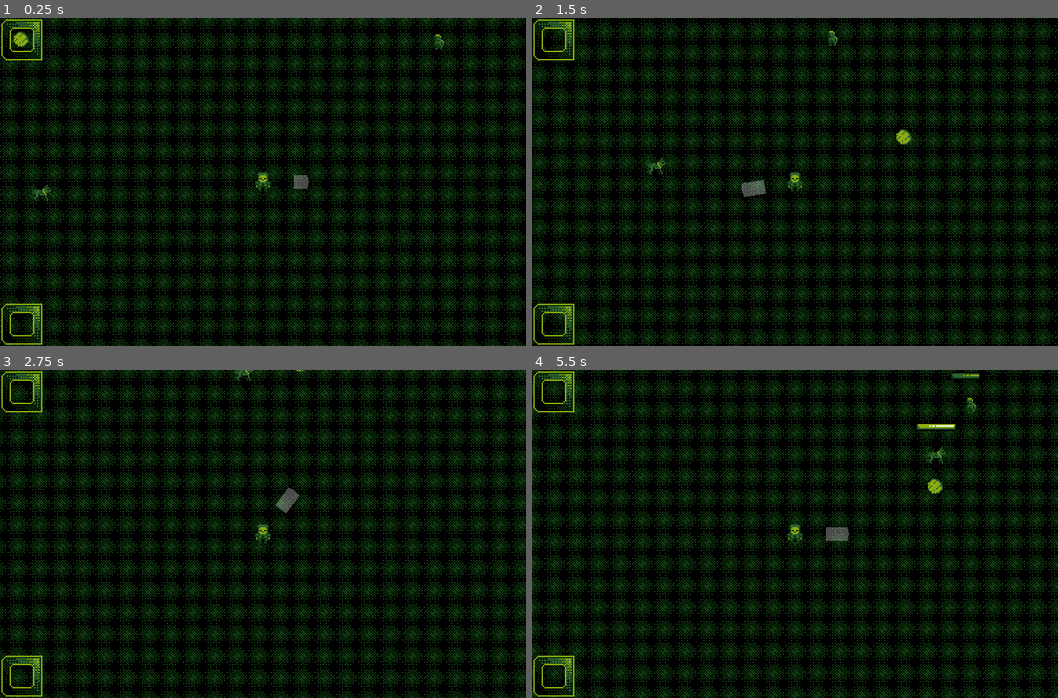
Above: before the commit, frames 1-4 (two rows, left to right).
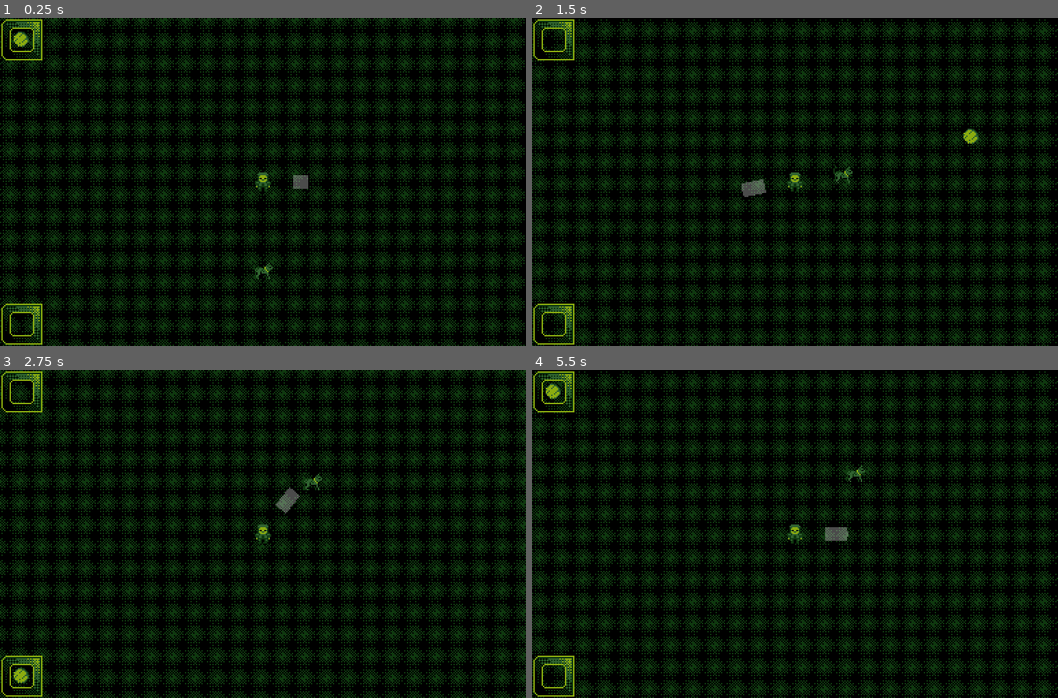
Above: after the commit, the same moments.

Repository: nullportal/dog-and-ball
Game: Godot game, scene res://Game.tscn
The game is run twice, just before and just after one commit, with the same random seed, the same clock (stepped at 60 frames per second) and the same inputs.
Inputs (mouse positions are in pixels of both pictures, inside the frame that each line leads up to):
- Up to frame 1 (0.25 s): no input
- Up to frame 2 (1.5 s): move the mouse to (910, 165) at 0.52 s; hold Right (ui_right) 0.53-1.28 s; click (910, 165) at 0.6 s; move the mouse to (689, 198) at 1.27 s; hold Down (ui_down) from 1.28 s (still down); click (689, 198) at 1.35 s
- Up to frame 3 (2.75 s): move the mouse to (315, 461) at 2.02 s; release Down (ui_down) at 2.03 s; hold Right (ui_right) from 2.03 s (still down); click (315, 461) at 2.1 s
- Up to frame 4 (5.5 s): move the mouse to (768, 599) at 2.77 s; release Right (ui_right) at 2.78 s; hold Up (ui_up) 2.78-3.53 s; click (768, 599) at 2.85 s; move the mouse to (952, 583) at 3.52 s; hold Left (ui_left) 3.53-5.03 s; click (952, 583) at 3.6 s; move the mouse to (637, 484) at 4.27 s; click (637, 484) at 4.35 s; move the mouse to (821, 534) at 5.02 s; hold Down (ui_down) from 5.03 s (still down); click (821, 534) at 5.1 s

The runs differ from the first frame. In frame 1, 0.2% of the frame differs, in the area x 5-85%, y 5-80%; in frame 2, 31%; in frame 3, 33%; in frame 4, 46%, in the area x 0-100%, y 0-100%.

Commit message:
[CHURN] Add enemy orchestrator, spawners
Lots of changes in order to facilitate this.

Diff:
--- /dev/null
+++ b/Entities/Enemies/EnemyOrchestrator.gd
@@ -0,0 +1,20 @@
+extends Node
+
+onready var player = get_node('/root/Game/World/Player') # FIXME Do better
+onready var spawners = []
+onready var enemies = []
+
+func on_enemy_spawned(enemy):
+	print('enemyOrchestrator handling %s spawn...' % enemy.name)
+	enemy.set_focus(player)
+	enemies.append(enemy)
+
+func on_spawner_hidden(spawner):
+	spawner.start_spawning()
+
+func on_spawner_visible(spawner):
+	spawner.stop_spawning()
+
+func attach_spawner(spawner):
+	print('Initialising spawner %s' % [spawner.name])
+	spawners.append(spawner)
--- /dev/null
+++ b/Entities/Enemies/EnemySpawnerArea.gd
@@ -0,0 +1,70 @@
+extends Area2D
+
+signal SPAWNER_READY(spawner)
+signal ENEMY_SPAWNED(enemy)
+
+var Zombie = preload("res://Entities/Enemies/Zombie.tscn")
+
+export var MAX_SPAWNS = 10
+export var SPAWN_INTERVAL = 5
+export var INSTANCES_PER_SPAWN = 3
+export var SPAWN_CHOICES = ['Zombie']
+enum SPAWN_STATE {
+	ACTIVE,
+	PAUSED,
+	EMPTY,
+}
+
+onready var shape = $CollisionShape2D.shape
+onready var spawnTimer = $SpawnTimer
+
+var state = null
+var no_spawns = 0
+
+func _ready():
+	self.connect('SPAWNER_READY', get_node('/root/Game'), 'on_spawner_ready')
+	self.connect('ENEMY_SPAWNED', get_node('/root/Game'), 'on_enemy_spawned')
+	self.call_deferred('emit_signal', 'SPAWNER_READY', self) # Wait for Game-orthogonal dep
+
+func _process(_delta):
+
+	if no_spawns >= MAX_SPAWNS:
+		print('%s is out of spawns!', self.name)
+		state = SPAWN_STATE.EMPTY
+		queue_free() # FIXME Something from Orchestrator
+
+	match state:
+		SPAWN_STATE.ACTIVE:
+			if !spawnTimer.time_left:
+				no_spawns += 1
+				spawnTimer.start(SPAWN_INTERVAL)
+				var enemy = spawn_enemy(get_random_point())
+				emit_signal('ENEMY_SPAWNED', enemy)
+		SPAWN_STATE.PAUSED:
+			pass # I Dunno, I guess don't do anything
+		SPAWN_STATE.EMPTY:
+			pass # TODO Send signal, and probably die
+
+func start_spawning():
+	print('%s activated' % self.name)
+	state = SPAWN_STATE.ACTIVE
+
+func stop_spawning():
+	print('%s paused' % self.name)
+	state = SPAWN_STATE.PAUSED
+
+func spawn_enemy(pos):
+	var world = get_node('/root/Game/World')
+	var enemy = Zombie.instance()
+	enemy.global_position = pos
+	world.call_deferred('add_child', enemy)
+
+	return enemy
+
+func get_random_point():
+	var r = shape.radius * sqrt(rand_range(0, 1))
+	var theta = rand_range(0, 1) * 2 * PI
+	var x = global_position.x + r * cos(theta)
+	var y = global_position.y + r * sin(theta)
+
+	return Vector2(x,y)
--- /dev/null
+++ b/Entities/Enemies/EnemySpawnerArea.tscn
@@ -0,0 +1,19 @@
+[gd_scene load_steps=3 format=2]
+
+[ext_resource path="res://Entities/Enemies/EnemySpawnerArea.gd" type="Script" id=1]
+
+[sub_resource type="CircleShape2D" id=1]
+radius = 256.125
+
+[node name="EnemySpawnerArea" type="Area2D" groups=[
+"EnemySpawners",
+]]
+collision_layer = 8
+script = ExtResource( 1 )
+
+[node name="CollisionShape2D" type="CollisionShape2D" parent="."]
+self_modulate = Color( 0.984314, 0, 0.831373, 1 )
+shape = SubResource( 1 )
+
+[node name="SpawnTimer" type="Timer" parent="."]
+one_shot = true
--- a/Entities/Enemies/Zombie.gd
+++ b/Entities/Enemies/Zombie.gd
@@ -9,9 +9,18 @@
 	IDLE,
 	ATTACK,
 }
+enum STATE {
+	IDLE,
+	FOLLOW,
+	ATTACK,
+}
 
-var focus = null
-var state = FOLLOW
+var focus = null setget set_focus, get_focus
+func set_focus(f):
+	focus = f
+func get_focus():
+	return focus
+var state = IDLE
 var velocity = Vector2.ZERO
 # FIXME Move kb logic to general location, so can be applied universally
 var knockbackVelocity = Vector2.ZERO setget set_knockback
--- a/Entities/Enemies/Zombie.tscn
+++ b/Entities/Enemies/Zombie.tscn
@@ -43,6 +43,7 @@
 "Enemies",
 "Zombies",
 ]]
+collision_mask = 3
 script = ExtResource( 1 )
 
 [node name="CollisionShape2D" type="CollisionShape2D" parent="."]
--- a/Entities/Player/Player.gd
+++ b/Entities/Player/Player.gd
@@ -2,7 +2,6 @@
 
 signal BALL_THROWN(from, direction)
 signal COMMAND(command_name, context)
-signal MOVED(position)
 
 export var HEALTH_POINTS = 10
 export var ACCELERATION = 500
@@ -42,7 +41,6 @@
 	match state:
 		MOVE:
 			move_state(delta)
-			emit_signal('MOVED', self.global_position)
 
 func _input(event):
 	if event is InputEventMouseMotion || event is InputEventJoypadMotion:
--- a/Entities/Player/Player.tscn
+++ b/Entities/Player/Player.tscn
@@ -14,6 +14,7 @@
 
 [node name="Player" type="KinematicBody2D"]
 collision_layer = 2
+collision_mask = 0
 script = ExtResource( 1 )
 
 [node name="CollisionShape2D" type="CollisionShape2D" parent="."]
--- a/Game.gd
+++ b/Game.gd
@@ -4,15 +4,27 @@
 onready var dog = get_node_or_null('World/Dog')
 onready var world = $World
 onready var ui = get_node('UI')
+onready var enemyOrchestrator = get_node('EnemyOrchestrator')
+
+func _init():
+	randomize() # Init random seed using time
 
 func _ready():
 	player.connect('BALL_THROWN', world, 'ball_thrown')
-	player.connect('MOVED', ui, 'move_camera')
 	world.connect('UPDATE_HELD_ITEM', ui, 'update_held_item') # For take
 
 	if dog:
 		player.connect('COMMAND', dog, 'command')
 		dog.connect('GIVE', world, 'give')
+
+func on_spawner_ready(spawner):
+	enemyOrchestrator.call_deferred('attach_spawner', spawner)
+func on_spawner_visible(spawner):
+	enemyOrchestrator.on_spawner_visible(spawner)
+func on_spawner_hidden(spawner):
+	enemyOrchestrator.on_spawner_hidden(spawner)
+func on_enemy_spawned(enemy):
+	enemyOrchestrator.on_enemy_spawned(enemy)
 
 func damage_target(fromNode, toNode, amount):
 	if !toNode || !toNode.health:
--- a/Game.tscn
+++ b/Game.tscn
@@ -1,64 +1,54 @@
-[gd_scene load_steps=10 format=2]
+[gd_scene load_steps=12 format=2]
 
 [ext_resource path="res://Entities/Player/Player.tscn" type="PackedScene" id=1]
 [ext_resource path="res://Entities/Dog/Dog.tscn" type="PackedScene" id=2]
 [ext_resource path="res://World.gd" type="Script" id=3]
 [ext_resource path="res://Game.gd" type="Script" id=4]
-[ext_resource path="res://Entities/Enemies/Zombie.tscn" type="PackedScene" id=5]
+[ext_resource path="res://UI/PlayerCameraArea.tscn" type="PackedScene" id=5]
 [ext_resource path="res://grass.png" type="Texture" id=6]
 [ext_resource path="res://UI/UI.gd" type="Script" id=7]
+[ext_resource path="res://Entities/Enemies/EnemySpawnerArea.tscn" type="PackedScene" id=8]
 [ext_resource path="res://UI/PlayerUI.tscn" type="PackedScene" id=9]
 [ext_resource path="res://UI/DogUI.tscn" type="PackedScene" id=10]
+[ext_resource path="res://Entities/Enemies/EnemyOrchestrator.gd" type="Script" id=11]
 
 [node name="Game" type="Node"]
 script = ExtResource( 4 )
 
-[node name="GrassBackground" type="Sprite" parent="."]
+[node name="EnemyOrchestrator" type="Node" parent="."]
+script = ExtResource( 11 )
+
+[node name="World" type="Node" parent="."]
+script = ExtResource( 3 )
+
+[node name="GrassBackground" type="Sprite" parent="World"]
 texture = ExtResource( 6 )
 offset = Vector2( 160, 90 )
 region_enabled = true
 region_rect = Rect2( -256, -240, 1632, 1392 )
 
-[node name="World" type="Node" parent="."]
-script = ExtResource( 3 )
-
 [node name="Dog" parent="World" instance=ExtResource( 2 )]
-position = Vector2( -160, 216 )
+position = Vector2( 64, 320 )
+collision_mask = 2147483651
 
 [node name="Player" parent="World" instance=ExtResource( 1 )]
-position = Vector2( 32, 208 )
+position = Vector2( 64, 256 )
+collision_mask = 1
+MAX_SPEED = 64
 
-[node name="Zombie" parent="World" instance=ExtResource( 5 )]
-position = Vector2( 536, 488 )
+[node name="PlayerCameraArea" parent="World/Player" instance=ExtResource( 5 )]
 
-[node name="Zombie2" parent="World" instance=ExtResource( 5 )]
-position = Vector2( 632, 280 )
+[node name="EnemySpawnerArea" parent="World" instance=ExtResource( 8 )]
+position = Vector2( -320, 0 )
 
-[node name="Zombie3" parent="World" instance=ExtResource( 5 )]
-position = Vector2( 600, 200 )
-
-[node name="Zombie4" parent="World" instance=ExtResource( 5 )]
-position = Vector2( 384, -8 )
-
-[node name="Zombie8" parent="World" instance=ExtResource( 5 )]
-position = Vector2( 160, 104 )
-
-[node name="Zombie5" parent="World" instance=ExtResource( 5 )]
-position = Vector2( 752, -32 )
-
-[node name="Zombie6" parent="World" instance=ExtResource( 5 )]
-position = Vector2( 784, 8 )
-
-[node name="Zombie7" parent="World" instance=ExtResource( 5 )]
-position = Vector2( 776, 440 )
+[node name="EnemySpawnerArea4" parent="World" instance=ExtResource( 8 )]
+position = Vector2( 448, 512 )
 
 [node name="UI" type="CanvasLayer" parent="."]
 script = ExtResource( 7 )
 
-[node name="Camera2D" type="Camera2D" parent="UI"]
-position = Vector2( 160, 120 )
-current = true
-
 [node name="PlayerUI" parent="UI" instance=ExtResource( 9 )]
 
 [node name="DogUI" parent="UI" instance=ExtResource( 10 )]
+
+[editable path="World/Player/PlayerCameraArea"]
--- /dev/null
+++ b/UI/PlayerCameraArea.gd
@@ -0,0 +1,16 @@
+extends Area2D
+
+signal SPAWNER_VISIBLE(spawnerArea)
+signal SPAWNER_HIDDEN(spawnerArea)
+
+func _ready():
+  self.connect('SPAWNER_VISIBLE', get_node('/root/Game'), 'on_spawner_visible')
+  self.connect('SPAWNER_HIDDEN', get_node('/root/Game'), 'on_spawner_hidden')
+
+func _on_PlayerCameraArea_area_entered(area):
+  if area.is_in_group('EnemySpawners'):
+    emit_signal('SPAWNER_VISIBLE', area)
+
+func _on_PlayerCameraArea_area_exited(area):
+  if area.is_in_group('EnemySpawners'):
+    emit_signal('SPAWNER_HIDDEN', area)
--- /dev/null
+++ b/UI/PlayerCameraArea.tscn
@@ -0,0 +1,23 @@
+[gd_scene load_steps=3 format=2]
+
+[ext_resource path="res://UI/PlayerCameraArea.gd" type="Script" id=1]
+
+[sub_resource type="RectangleShape2D" id=1]
+extents = Vector2( 192, 120 )
+
+[node name="PlayerCameraArea" type="Area2D"]
+script = ExtResource( 1 )
+
+[node name="DetectionShape" type="CollisionShape2D" parent="."]
+visible = false
+modulate = Color( 1, 1, 1, 0.392157 )
+shape = SubResource( 1 )
+
+[node name="PlayerCamera" type="Camera2D" parent="."]
+visible = false
+current = true
+editor_draw_limits = true
+editor_draw_drag_margin = true
+
+[connection signal="area_entered" from="." to="." method="_on_PlayerCameraArea_area_entered"]
+[connection signal="area_exited" from="." to="." method="_on_PlayerCameraArea_area_exited"]
--- a/UI/UI.gd
+++ b/UI/UI.gd
@@ -1,14 +1,9 @@
 extends CanvasLayer
 
-onready var camera = $Camera2D
 onready var player_ui = $PlayerUI
 onready var player_held_item = get_node('./PlayerUI/HeldItem')
 onready var dog_ui = $DogUI
 onready var dog_held_item = get_node('./DogUI/HeldItem')
-
-func move_camera(pos):
-	if camera.position != pos:
-		camera.position = pos
 
 func update_held_item(who, item):
 	print('updating %s held item to %s' % [who.name, _desc(item)])
--- a/project.godot
+++ b/project.godot
@@ -26,8 +26,9 @@
 window/size/width=384
 window/size/height=240
 window/size/resizable=false
-window/size/fullscreen=true
-window/stretch/mode="2d"
+window/size/test_width=768
+window/size/test_height=480
+window/stretch/mode="viewport"
 window/stretch/aspect="keep"
 
 [importer_defaults]
@@ -119,6 +120,7 @@
 2d_physics/layer_1="world"
 2d_physics/layer_2="player"
 2d_physics/layer_3="ball"
+2d_physics/layer_4="spawners"
 
 [logging]
 
@@ -133,6 +135,7 @@
 [rendering]
 
 quality/driver/driver_name="GLES2"
+quality/driver/fallback_to_gles2=true
 2d/snapping/use_gpu_pixel_snap=true
 quality/filters/anisotropic_filter_level=1
 environment/default_environment="res://default_env.tres"
